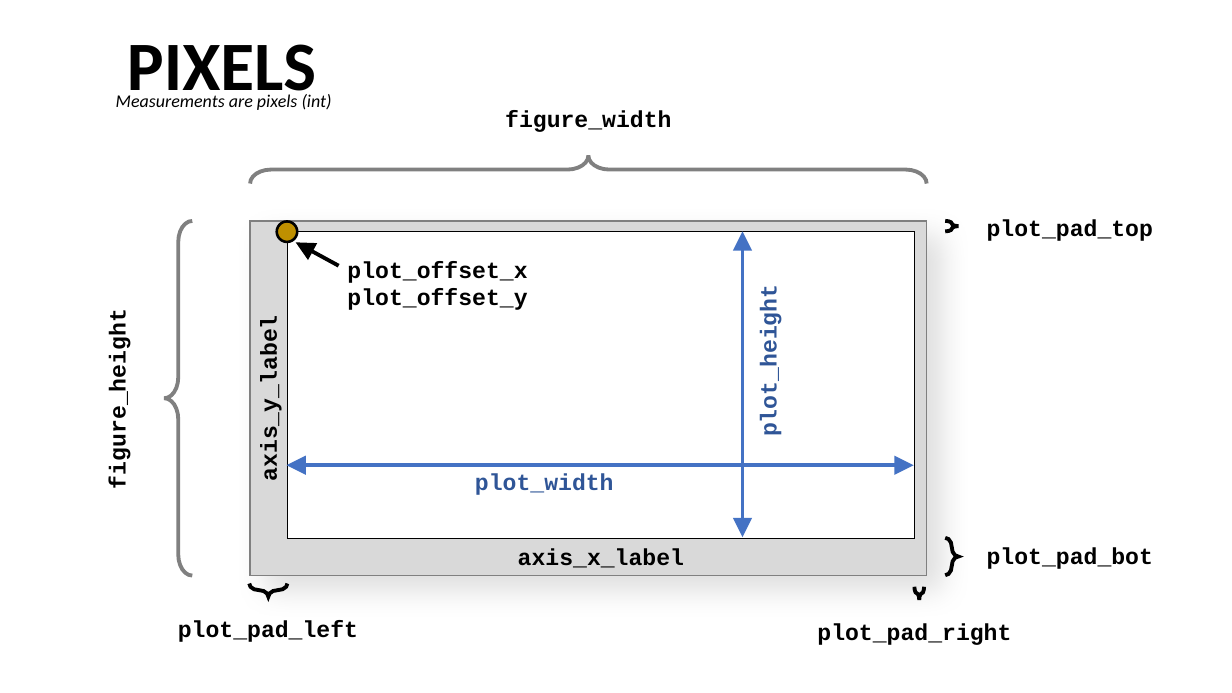
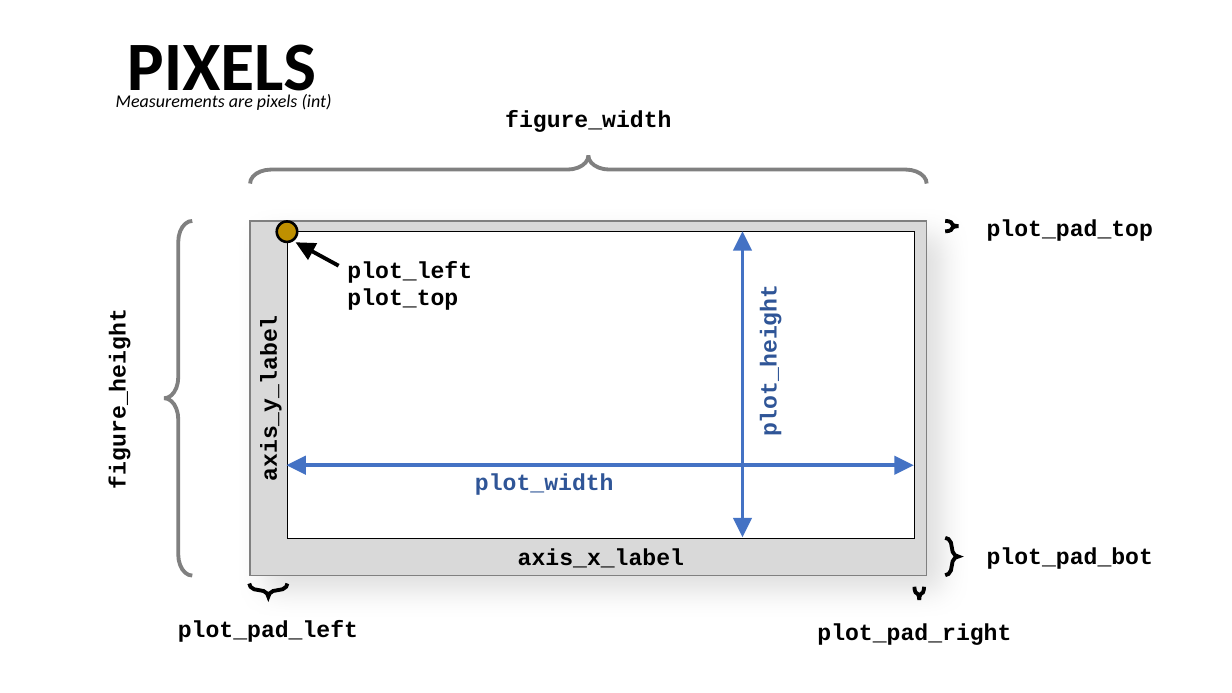
Before and after one commit to AchrafRahmouni/ScottPlot, a slide deck: slide 1 of doc/plan.pptx. Drawn at 1232x693 pixels with LibreOffice and Linux fonts; fonts in the diff are those of the drawing. Boxes give left, top, right and bottom in pixels: in the first picture for what was removed or moved away, otherwise in the second. Text is boxed around its words. In the diff, an @@ line names an element or a change of style, - is before the commit and + after.

```diff
--- a/doc/plan.pptx
+++ b/doc/plan.pptx
@@ text at [347, 261, 472, 310]: text changed @@
-plot_offset_x
-plot_offset_y
+plot_left
+plot_top
```
Also in this commit, not shown: 1 other slide changed.
